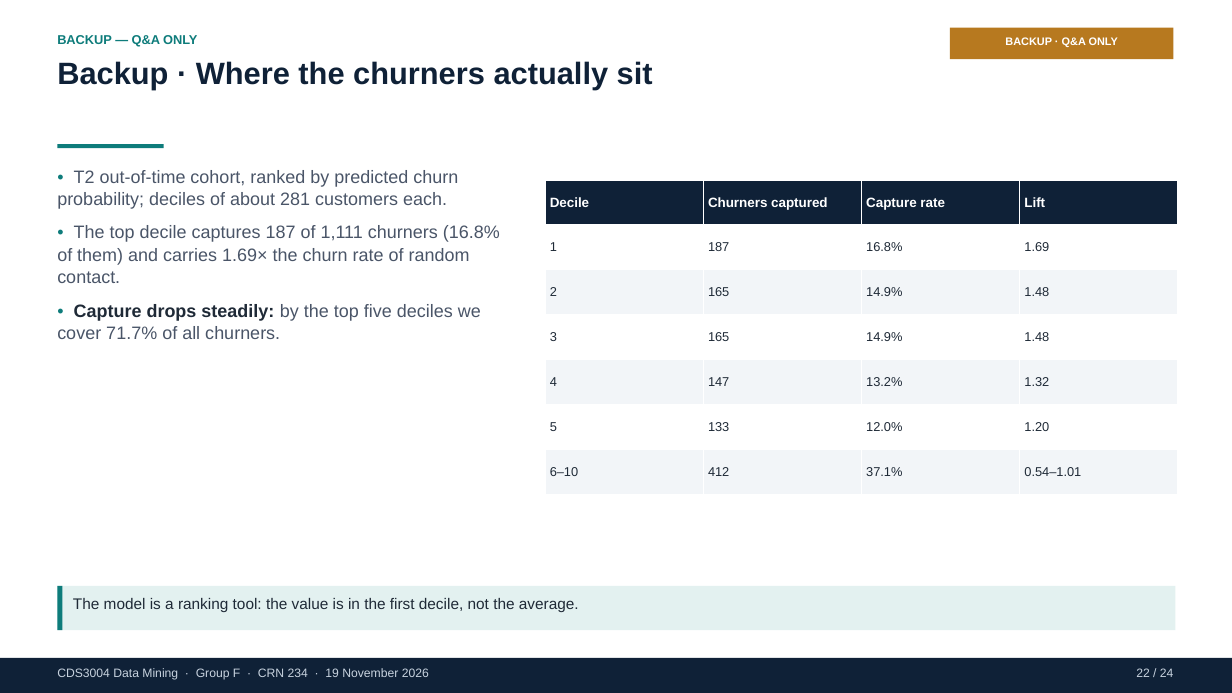
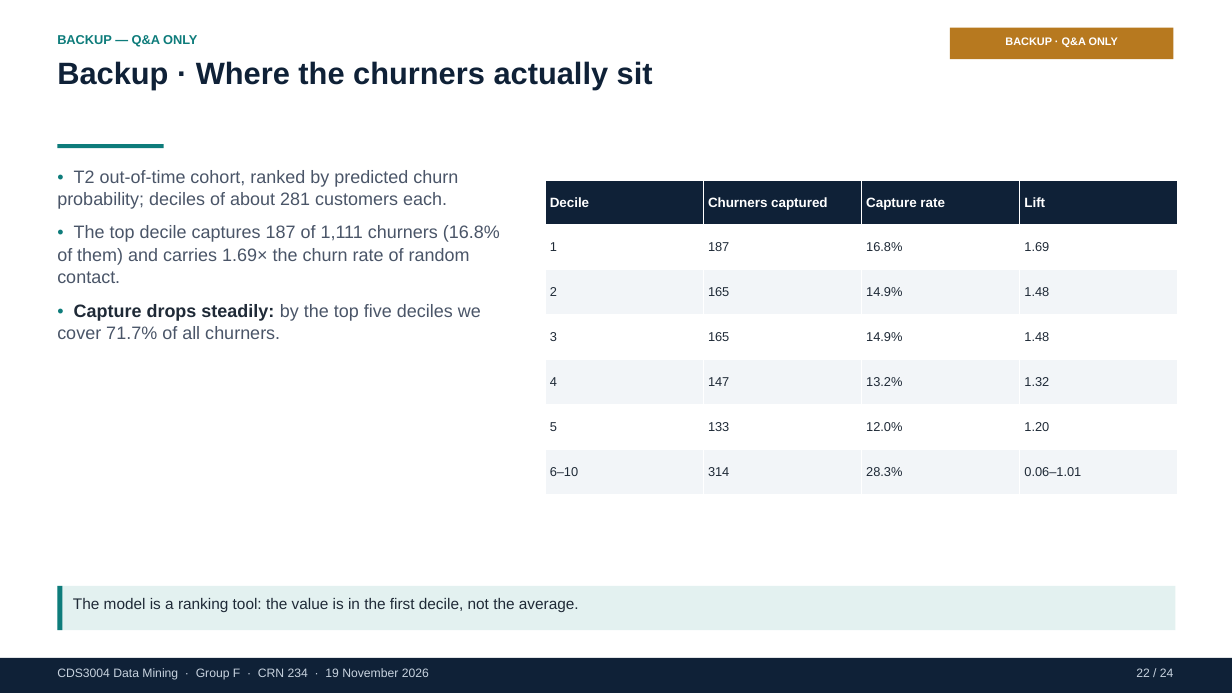
Before and after one commit to AaaaaronLIN/CDS3004_online_retail, a slide deck: slide 22 of presentation/CDS3004_GroupF_CRN234_Slides.pptx. Drawn at 1232x693 pixels with LibreOffice and Linux fonts; fonts in the diff are those of the drawing. Boxes give left, top, right and bottom in pixels: in the first picture for what was removed or moved away, otherwise in the second. Text is boxed around its words. In the diff, an @@ line names an element or a change of style, - is before the commit and + after.

Commit message:
fix(deck): correct closing page number and backup decile table

```diff
--- a/presentation/CDS3004_GroupF_CRN234_Slides.pptx
+++ b/presentation/CDS3004_GroupF_CRN234_Slides.pptx
@@ table at [545, 180, 1177, 494] @@
-row 7: 6–10 | 412 | 37.1% | 0.54–1.01
+row 7: 6–10 | 314 | 28.3% | 0.06–1.01
```
Also in this commit, not shown: 1 other slide changed.
